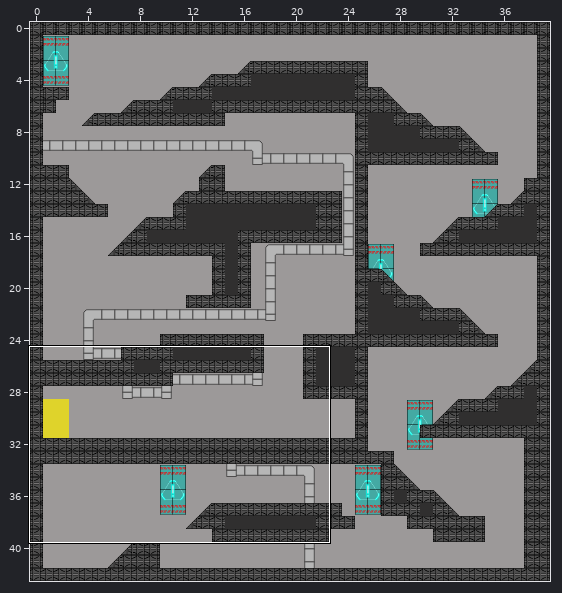
Tiled map (JSON) -- level/lv_02.json. Above: a wide view before the commit, with the close-up outlined.
Close-up. Before:
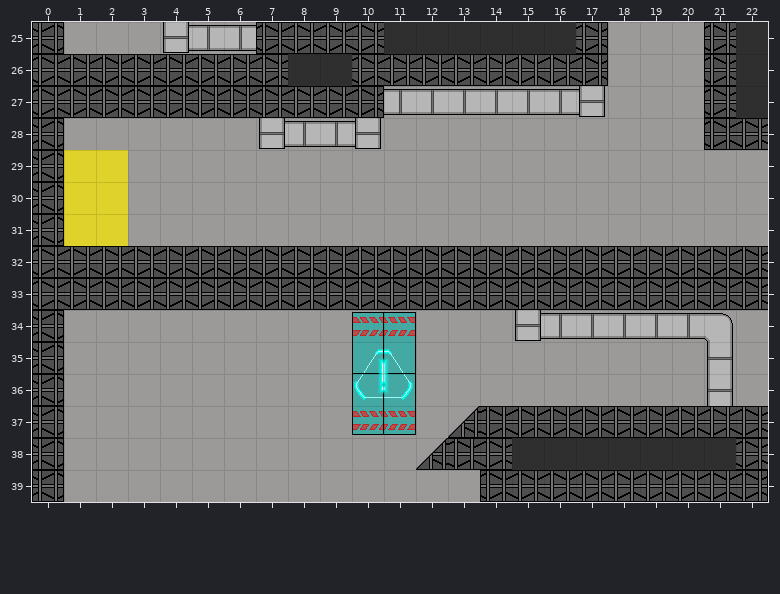
Cells are 32x32 px. Shown: x 0..22, y 25..39.
New version:
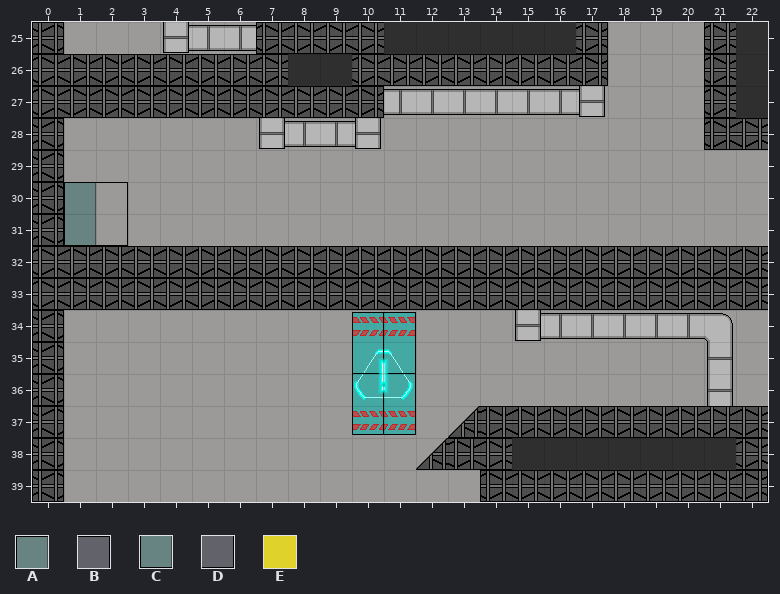
Key: from "tile_set_lab": A 62, B 63, C 74, D 75; from "tile_set_tuto": E 5.
_ is an empty cell, . an unchanged one.
See-through tiles are keyed as they look on the map.
Diff:
--- layer "fin_lv_02"
@@ x 1..2 @@
-29 EE
-30 EE
-31 EE
+29 __
+30 AB
+31 CD
Pixel boxes of the changes (left, top, right, bottom) in both close-ups:
changed: (64, 150, 128, 246)
